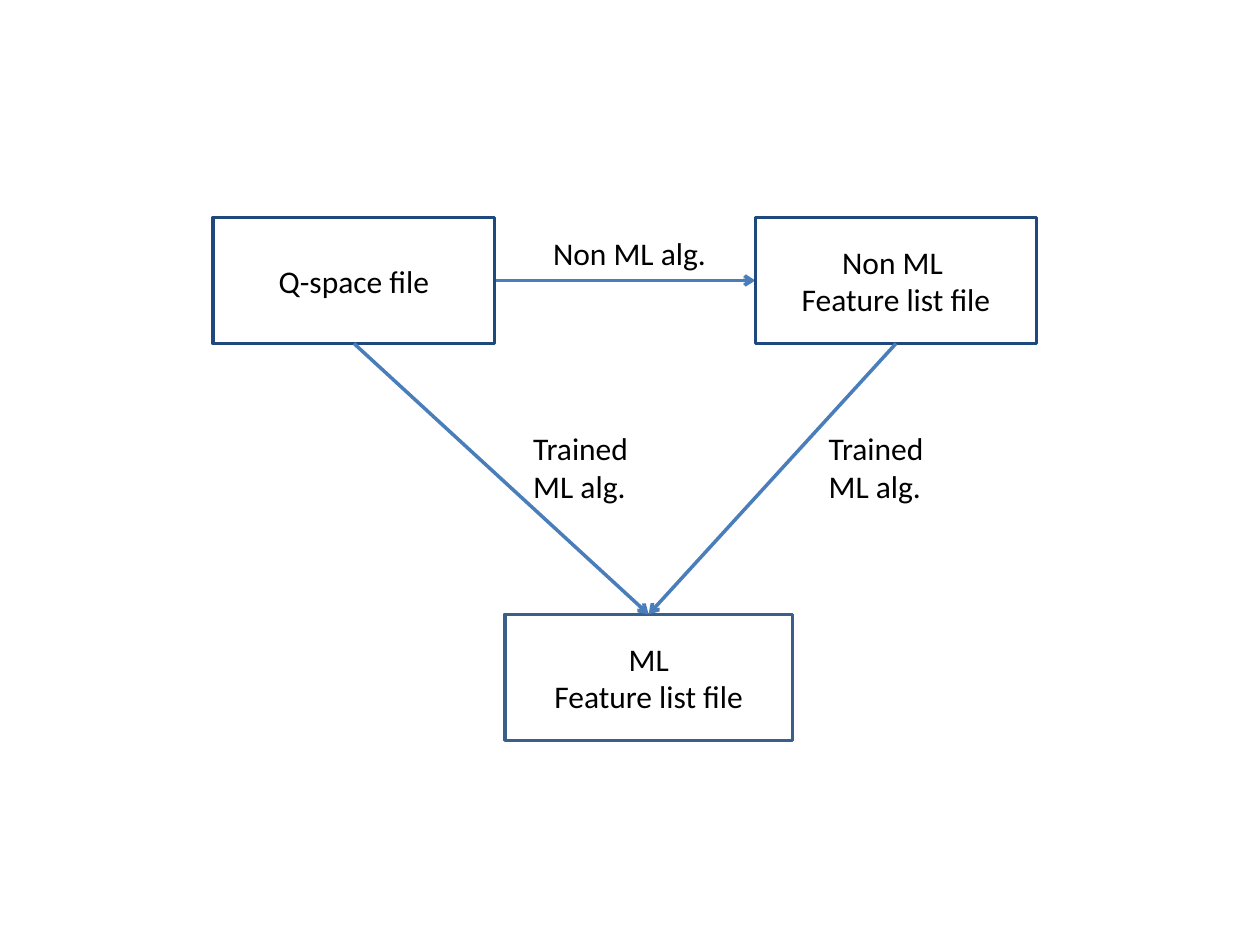
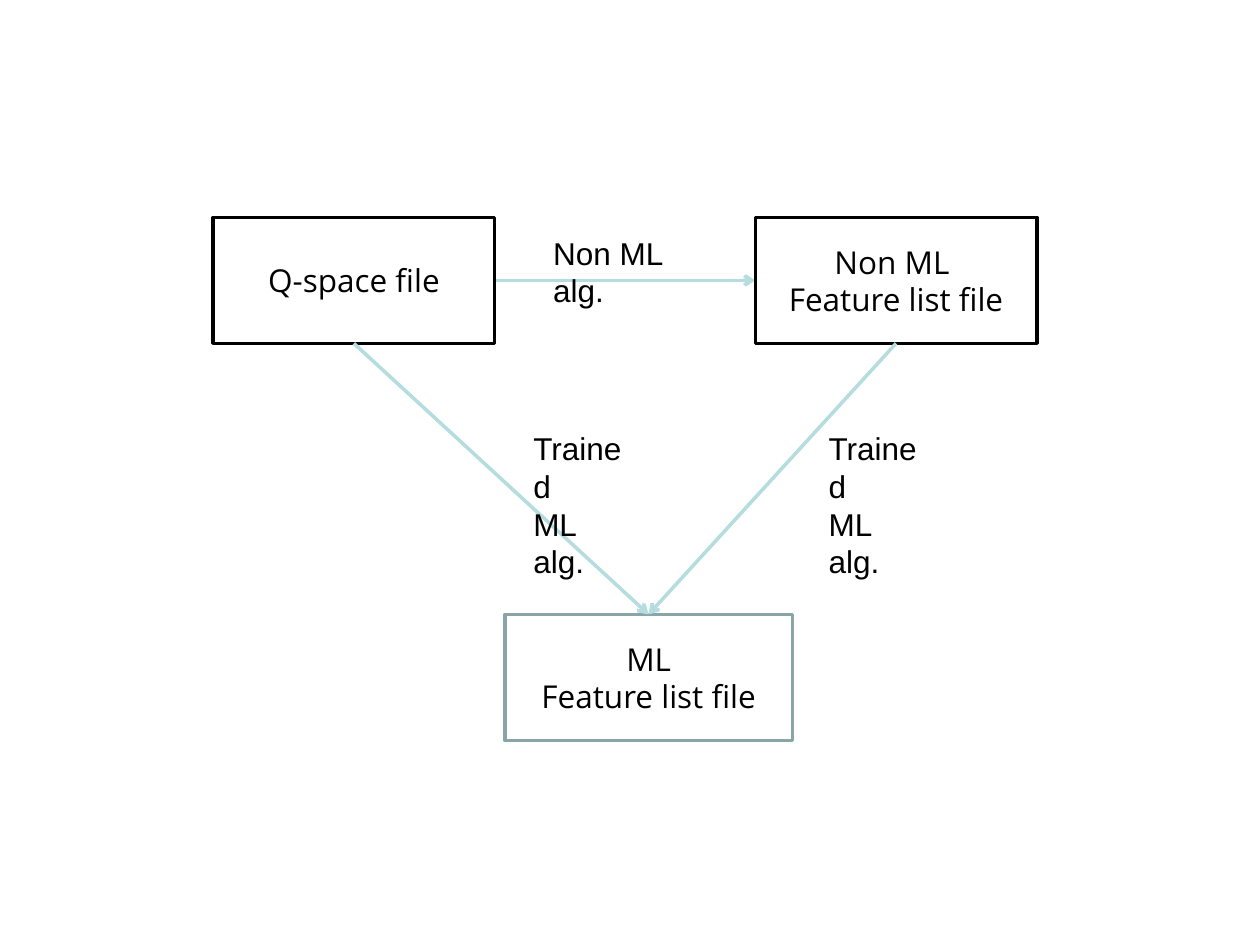
Before and after one commit to ISISScientificComputing/ml-peak-finding, a slide deck: slide 11 of documents/presentations/machine_learning_at_ISIS.pptx. Drawn at 1260x945 pixels with LibreOffice and Linux fonts; fonts in the diff are those of the drawing; background and template pictures are left out. Boxes give left, top, right and bottom in pixels: in the first picture for what was removed or moved away, otherwise in the second. Text is boxed around its words. In the diff, an @@ line names an element or a change of style, - is before the commit and + after.

```diff
--- a/documents/presentations/machine_learning_at_ISIS.pptx
+++ b/documents/presentations/machine_learning_at_ISIS.pptx
@@ rectangle "Q-space file" at (213,218,494,344): font Calibri to Open Sans; outline #1F497D 2 pt to #000000 2 pt @@
@@ rectangle "Non ML" at (755,218,1036,344): font Calibri to Open Sans; outline #1F497D 2 pt to #000000 2 pt @@
@@ arrow (495, 281) - (755, 281): stroke #4B7EBC 2 pt to #B6DCDF 2 pt @@
@@ arrow (354, 344) - (649, 615): stroke #4B7EBC 2 pt to #B6DCDF 2 pt @@
@@ arrow (896, 344) - (649, 615): stroke #4B7EBC 2 pt to #B6DCDF 2 pt @@
@@ font Calibri to Arial in 3 elements at (553,243,664,308), (829,514,880,579), (533,511,584,579) @@
@@ rectangle "ML" at (505,615,793,741): font Calibri to Open Sans; outline #3A5F8C 2 pt to #8AA6A8 2 pt @@
```
Also in this commit, not shown: 12 other slides changed.
